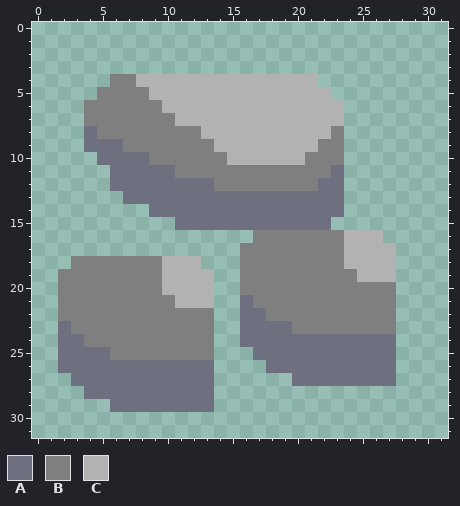
One commit to this pixel-art sprite: assets/sprites/items/basalt.png. That is the earlier state.
The file is 32x32 pixels.
Palette (. is transparent): A #6e7080  B #7f7f7f  C #b2b2b2
Pixels before, first column x 2:
 4 ....BBCCCCCCCCCCCCCC......
 5 ...BBBBCCCCCCCCCCCCCC.....
 6 ..BBBBBBCCCCCCCCCCCCCC....
 7 ..BBBBBBBCCCCCCCCCCCCC....
 8 ..ABBBBBBBBCCCCCCCCCCB....
 9 ..AAABBBBBBBCCCCCCCCBB....
10 ...AAAABBBBBBCCCCCCBBB....
11 ....AAAAABBBBBBBBBBBBA....
12 ....AAAAAAAABBBBBBBBAA....
13 .....AAAAAAAAAAAAAAAAA....
14 .......AAAAAAAAAAAAAAA....
15 .........AAAAAAAAAAAA.....
16 ...............BBBBBBBCCC.
17 ..............BBBBBBBBCCCC
18 .BBBBBBBCCC...BBBBBBBBCCCC
19 BBBBBBBBCCCC..BBBBBBBBBCCC
20 BBBBBBBBCCCC..BBBBBBBBBBBB
21 BBBBBBBBBCCC..ABBBBBBBBBBB
22 BBBBBBBBBBBB..AABBBBBBBBBB
23 ABBBBBBBBBBB..AAAABBBBBBBB
24 AABBBBBBBBBB..AAAAAAAAAAAA
25 AAAABBBBBBBB...AAAAAAAAAAA
26 AAAAAAAAAAAA....AAAAAAAAAA
27 .AAAAAAAAAAA......AAAAAAAA
28 ..AAAAAAAAAA..............
29 ....AAAAAAAA..............
Now the later version:
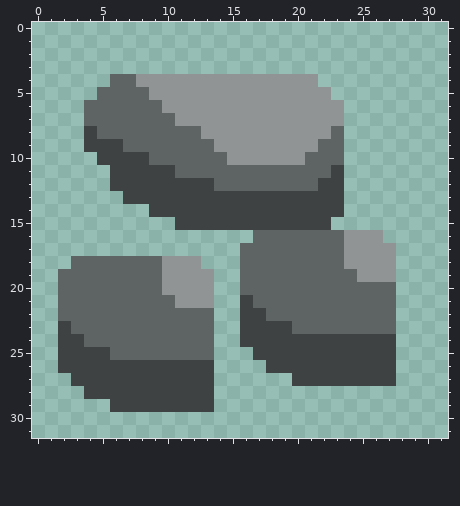
What changed:
Colour A changes from #6e7080 to #3f4243.
Colour B changes from #7f7f7f to #5e6364.
Colour C changes from #b2b2b2 to #909495.
Changed places in both pictures, as pixel boxes (x1, y1, x2, y2):
changed: (58, 74, 396, 412)
